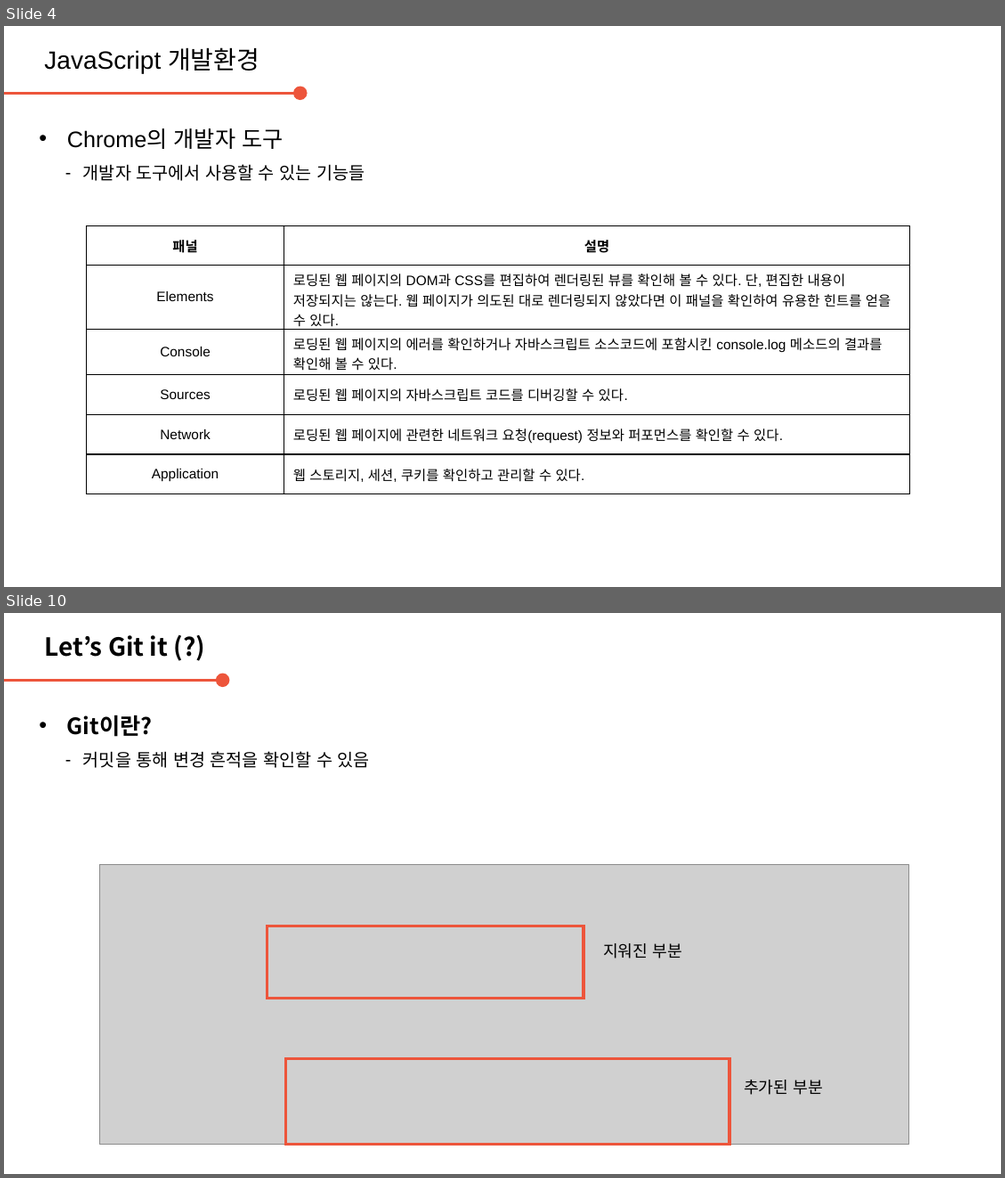
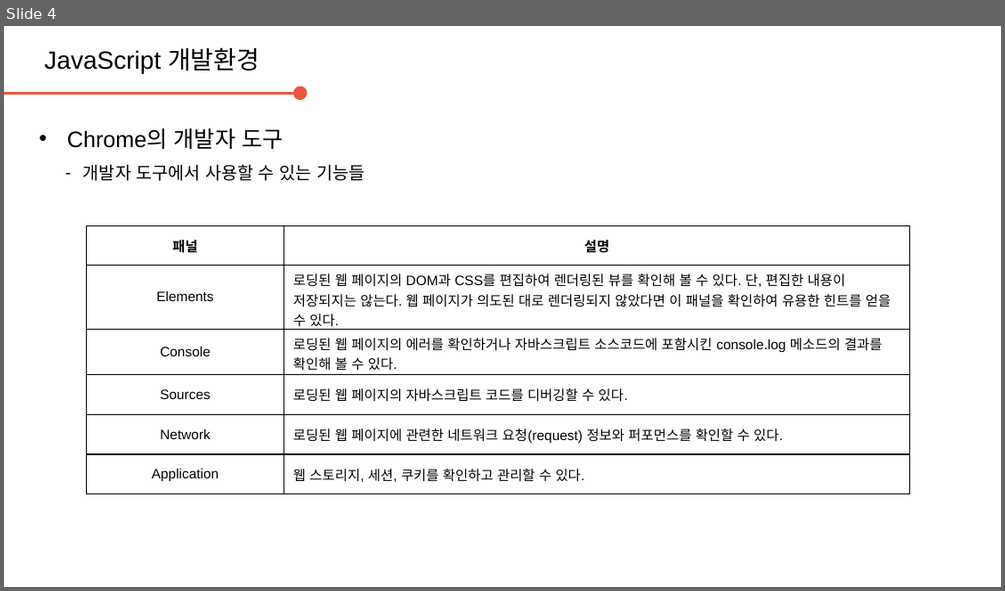
Before and after one commit to daegukdo/GCWM, a slide deck: 30/200727_JavaScript_DevEnv.pptx. Shown one above the other, each under a label of ours: slides 4 and 10 before the commit, slide 4 after it; the slides between them are not shown. The pictures are 1005x1178 and 1005x591 pixels, drawn with LibreOffice and Linux fonts; fonts in the diff are those of the drawing; grey boxes stand for pictures; background and template pictures are left out. Boxes give left, top, right and bottom in pixels: in the first picture for what was removed or moved away, otherwise in the second. Text is boxed around its words. In the diff, an @@ line names an element or a change of style, - is before the commit and + after.

```diff
--- a/30/200727_JavaScript_DevEnv.pptx
+++ b/30/200727_JavaScript_DevEnv.pptx
@@ slide 10 removed at (4, 613, 1001, 1174), background #FFFFFF @@
@@ text removed at (44, 635, 168, 657) @@
-Let’s Git it (?)
@@ arrow removed from (4, 681) to (223, 681) @@
@@ text removed at (67, 715, 370, 768) @@
-• Git이란?
-  – 커밋을 통해 변경 흔적을 확인할 수 있음
@@ group removed at (99, 864, 908, 1144): 2 rectangles, 2 texts, 1 picture @@
-지워진 부분
-추가된 부분
```
Also in this commit, not shown: 11 other slides removed, 1 other file.
